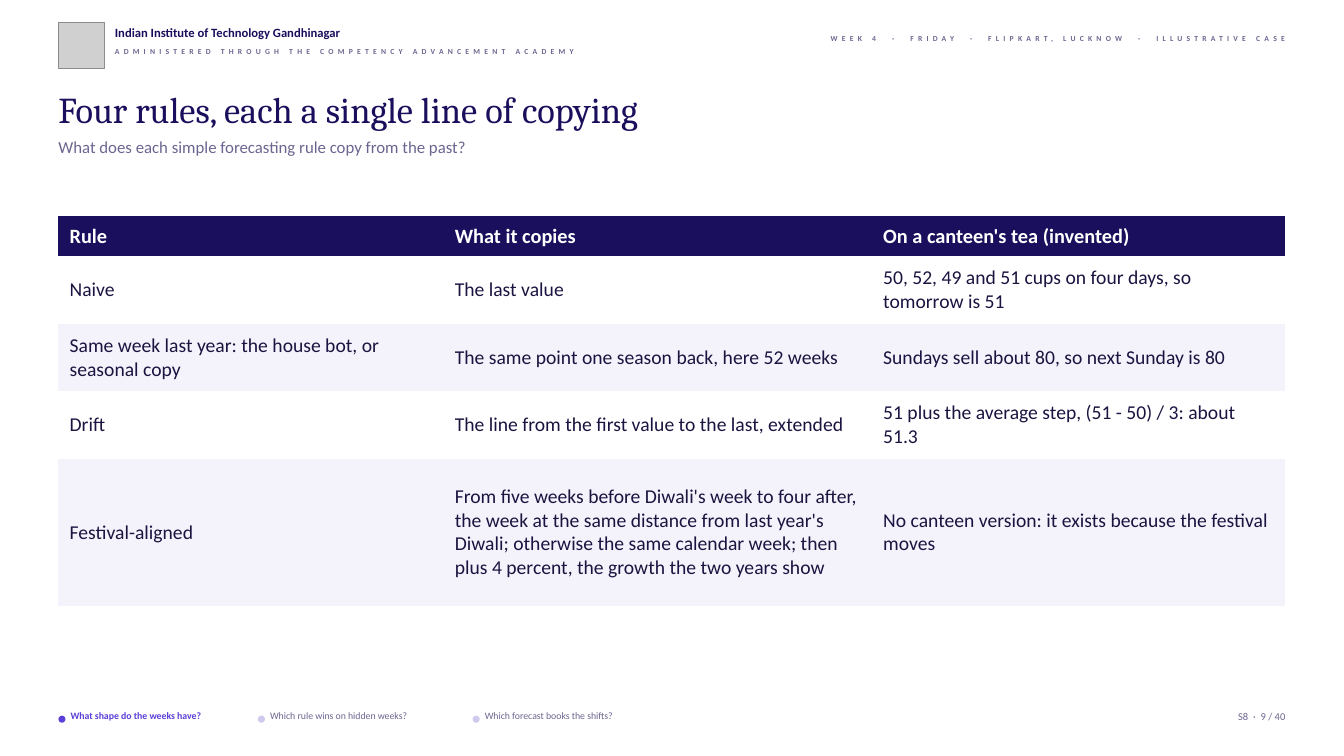
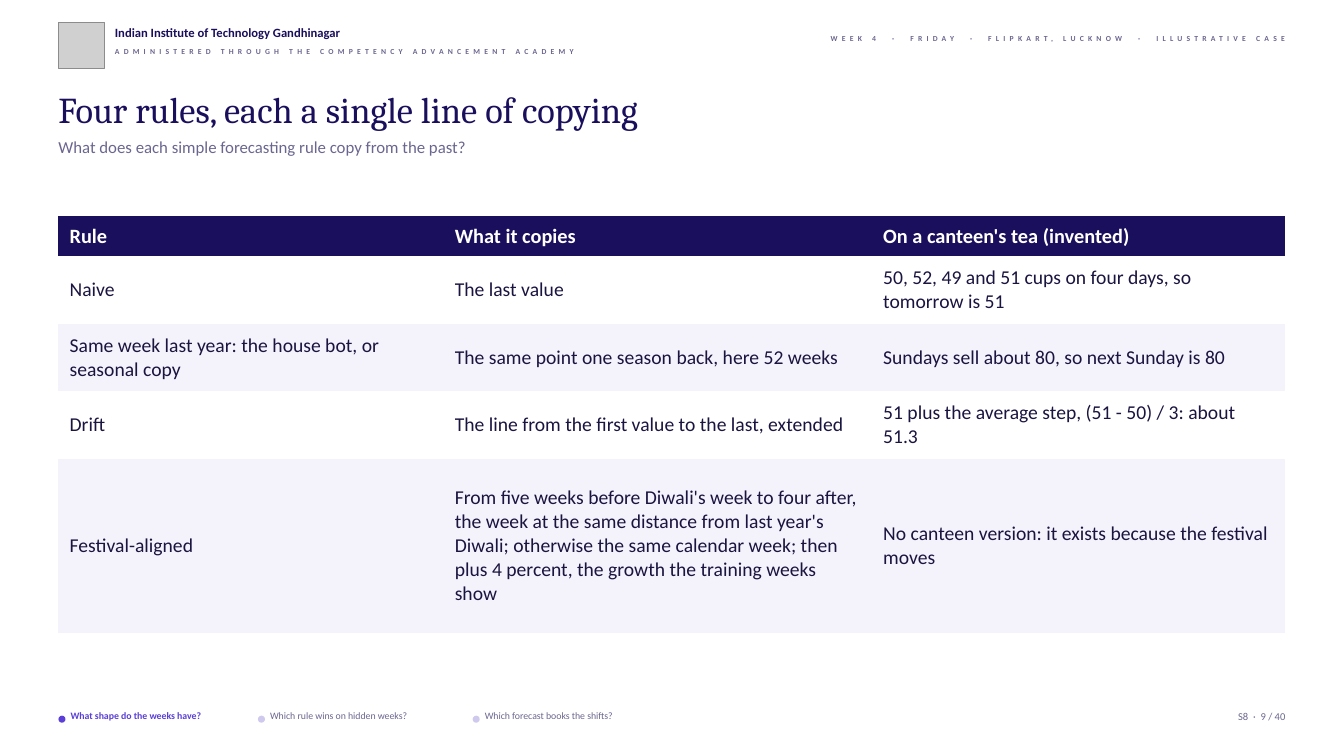
Before and after one commit to fde-academy-lab/c2-content-factory, a slide deck: slide 9 of content/W04/D5/slides/C2_W04_D05_half1_STUDENT.pptx. Drawn at 1344x756 pixels with LibreOffice and Linux fonts; fonts in the diff are those of the drawing; grey boxes stand for pictures; background and template pictures are left out. Boxes give left, top, right and bottom in pixels: in the first picture for what was removed or moved away, otherwise in the second. Text is boxed around its words. In the diff, an @@ line names an element or a change of style, - is before the commit and + after.

```diff
--- a/content/W04/D5/slides/C2_W04_D05_half1_STUDENT.pptx
+++ b/content/W04/D5/slides/C2_W04_D05_half1_STUDENT.pptx
@@ table at (x1=58, y1=216, x2=1286, y2=633) @@
-row 5, column 2: From five weeks before Diwali's week to four after, the week at the same distance from last year's Diwali; otherwise the same calendar week; then plus 4 percent, the growth the two years show
+row 5, column 2: From five weeks before Diwali's week to four after, the week at the same distance from last year's Diwali; otherwise the same calendar week; then plus 4 percent, the growth the training weeks show
```
Also in this commit, not shown: 18 other files.
